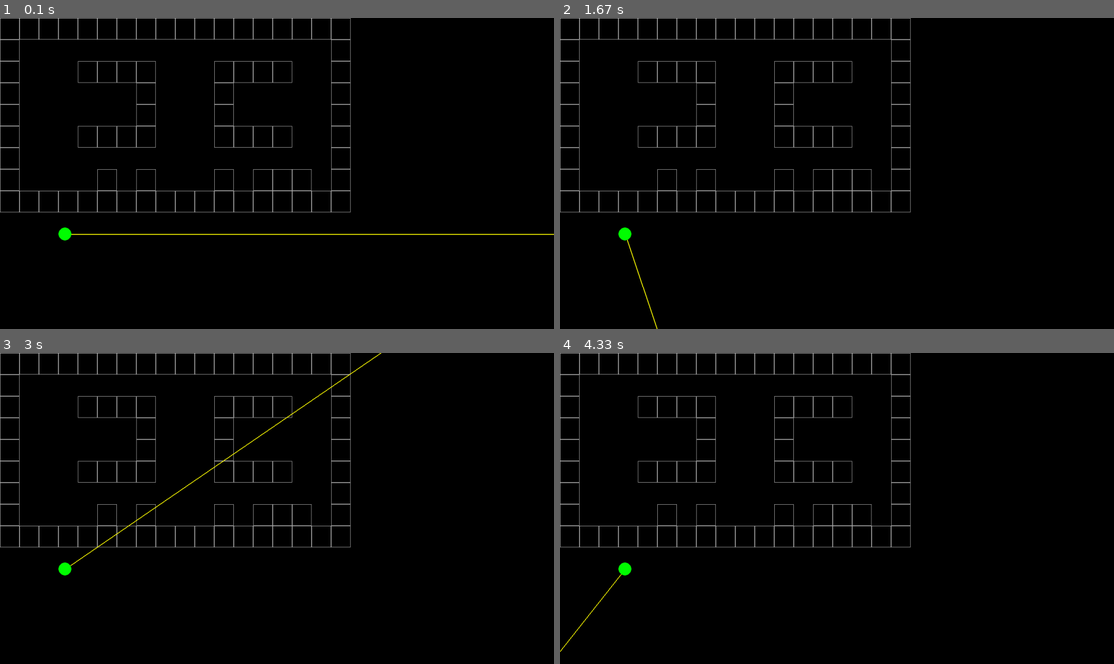
Above: before the commit, frames 1-4 (two rows, left to right).
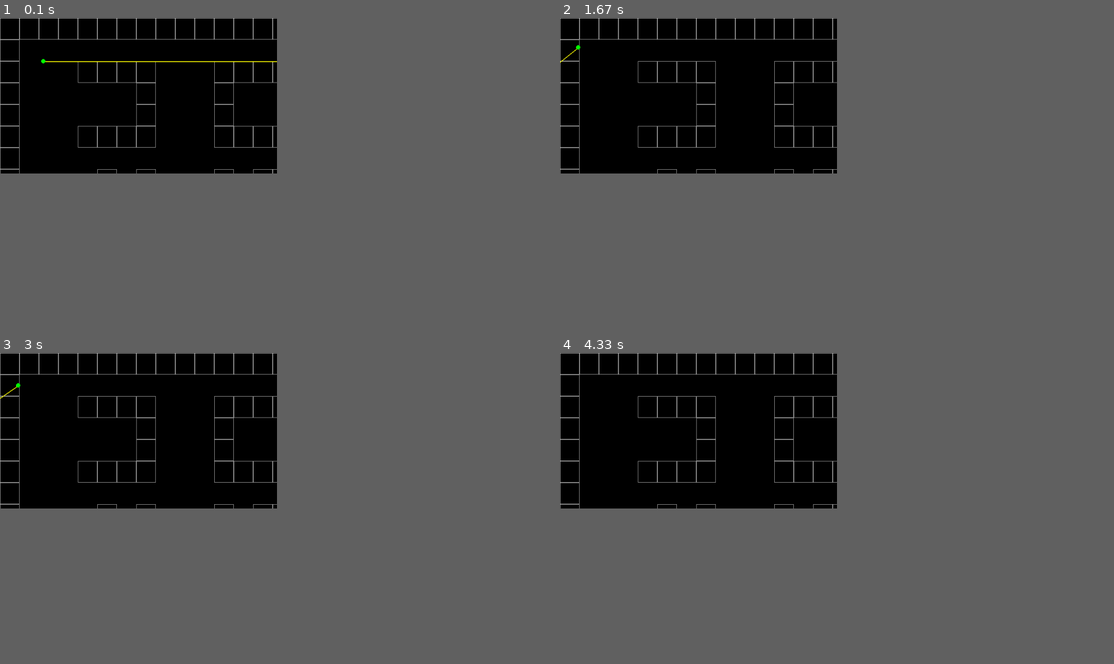
Above: after the commit, the same moments.

Repository: siddcyber/pygameDOOM
Game: pygame game, started from main.py
Two runs of this game, one before a commit and one after it. Both use one fixed random seed, a clock stepped at 60 frames per second and the inputs below.
Inputs:
- Up to frame 1 (0.1 s): no input
- Up to frame 2 (1.67 s): hold Right 0.33-0.8 s; hold Right 0.83-1.3 s; hold D 0.83-1.3 s; hold Left from 1.33 s (still down); hold A from 1.33 s (still down)
- Up to frame 3 (3 s): release Left at 1.87 s; release A at 1.87 s; hold Left 1.9-2.3 s; hold A 1.9-2.3 s; hold Right 2.33-2.97 s; hold D 2.33-2.97 s
- Up to frame 4 (4.33 s): hold Left 3-3.47 s; hold A 3-3.47 s; hold Right 3.5-3.97 s; hold D 3.5-3.97 s; hold Right from 4 s (still down); hold D from 4 s (still down)
In our replay, the window is 900x506 before the commit and 450x253 after it. These sizes can differ from the game's own. Grey fills any space a smaller window leaves; there, only what the larger window draws over its background counts as a difference.

The runs differ from the first frame. In frame 1, 1.8% of the frame differs, in the area x 0-100%, y 0-72%; in frame 2, 1.4%; in frame 3, 1.6%; in frame 4, 1.4%.

Commit message:
bug fixed: player moving and all keys pressdown functional

Diff:
--- a/main.py
+++ b/main.py
@@ -10,7 +10,7 @@
         pg.init()
         self.screen = pg.display.set_mode(resolution)
         self.clock = pg.time.Clock()
-        self.delta_time = 1
+        self.delta_time = 0
         self.newGame()
 
     def newGame(self):
--- a/player.py
+++ b/player.py
@@ -13,10 +13,8 @@
         sin_a = math.sin(self.angle)
         cos_a = math.cos(self.angle)
         dx, dy = 0, 0
-        speed = playerSpeed * self.game.delta_time
-        speed_sin = speed * sin_a
-        speed_cos = speed * cos_a
-
+        speed_sin = playerSpeed * self.game.delta_time * sin_a
+        speed_cos = playerSpeed * self.game.delta_time * cos_a
         keys = pg.key.get_pressed()
         if keys[pg.K_w]:
             dx += speed_cos
@@ -34,14 +32,15 @@
             self.angle -= playerRotationSpeed * self.game.delta_time
         if keys[pg.K_RIGHT]:
             self.angle += playerRotationSpeed * self.game.delta_time
-
+        self.x += dx
+        self.y += dy
         self.angle %= math.tau
 
     def draw(self):
         pg.draw.line(self.game.screen, 'yellow', (self.x * 100, self.y * 100),
                      (self.x * 100 + width * math.cos(self.angle),
                       self.y * 100 + width * math.sin(self.angle)), 2)
-        pg.draw.circle(self.game.screen, 'green', (self.x * 100, self.y * 100), 15)
+        pg.draw.circle(self.game.screen, 'green', (self.x * 100, self.y * 100), 5)
 
     def update(self):
         self.movement()
--- a/settings.py
+++ b/settings.py
@@ -4,14 +4,14 @@
 # game settings
 width = int(GetSystemMetrics(0))
 height = int(GetSystemMetrics(1))
-resolution = width, height
-HALF_width = width // 2
-HALF_HEIGHT = height // 2
+halfWidth = width // 2
+halfHeight = height // 2
+resolution = halfWidth, halfHeight
 FPS = 60
 
-playerPosition = 1.5, 5  # mini_map
+playerPosition = 1, 1  # mini_map
 playerAngle = 0
-playerSpeed = 1
+playerSpeed = 0.004
 # playerSpeed = 0.004
-playerRotationSpeed = 1
+playerRotationSpeed = 0.004
 # playerRotationSpeed = 0.002
